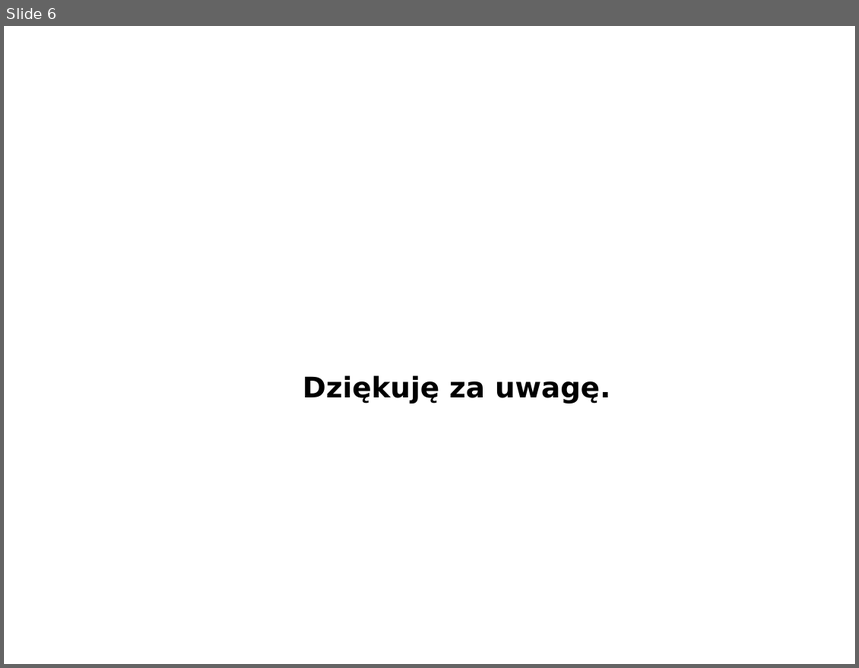
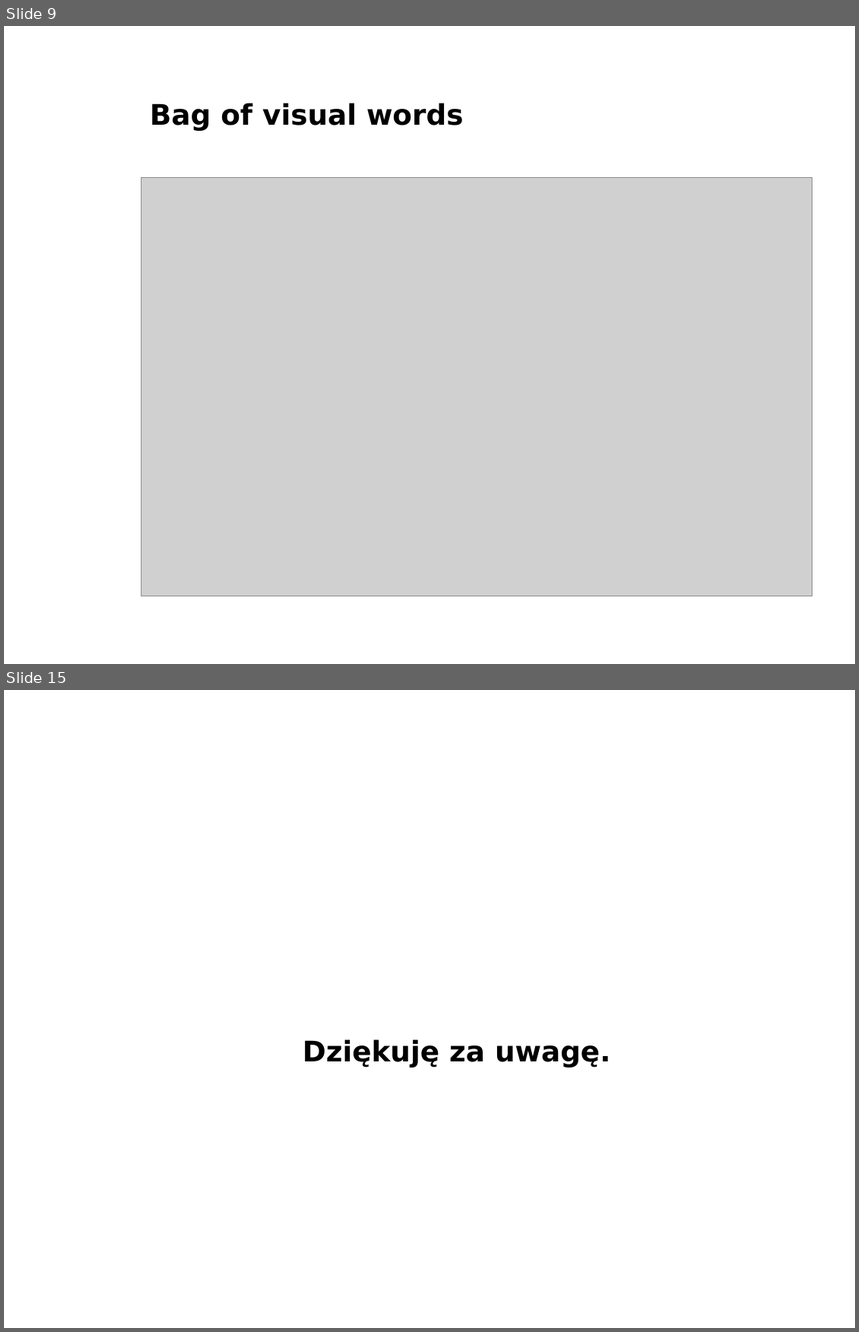
Before and after one commit to michalcichon/praca-magisterska, a slide deck: presentation/prezentacja-obrona.ppt. Shown one above the other, each under a label of ours: slide 6 before the commit, slides 9 and 15 after it; the slides between them are not shown. The pictures are 859x668 and 859x1332 pixels, drawn with LibreOffice and Linux fonts; fonts in the diff are those of the drawing; grey boxes stand for pictures; background and template pictures are left out. Boxes give left, top, right and bottom in pixels: in the first picture for what was removed or moved away, otherwise in the second. Text is boxed around its words. In the diff, an @@ line names an element or a change of style, - is before the commit and + after.

```diff
--- a/presentation/prezentacja-obrona.ppt
+++ b/presentation/prezentacja-obrona.ppt
@@ slide 9 added at <box>4,26,855,664</box>, background picture (left out) @@
@@ title added at <box>150,103,463,131</box>, 24 pt, text #000000, bold @@
+Bag of visual words
@@ picture added at <box>141,177,813,596</box> @@
@@ what was slide 6 is now slide 15 @@
```
Also in this commit, not shown: 4 slides changed, 9 other slides added, 1 slide removed.
